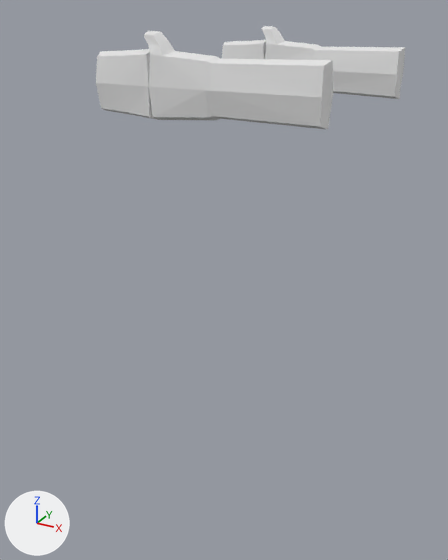
Renders of the Blender file HereWeSettleDown/Assets/Models/WIP/Handy mans.blend from each side of a commit.
Camera for both pictures: a 50 mm camera at (8.73, -10.41, 14.18) aimed at (-0.26, 5.94, 6.01). Lighting does not change. The marker at lower left points along +X, +Y and +Z.
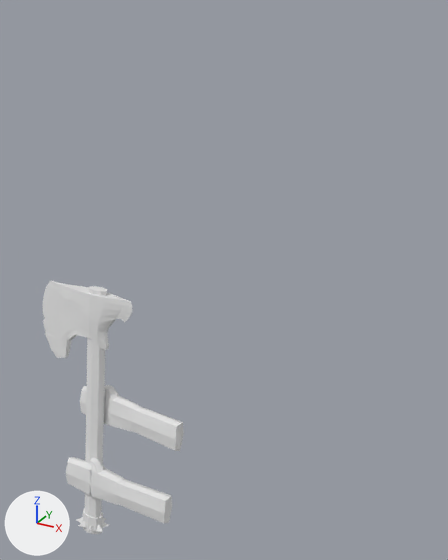
Scene script edits in JSON lines:
```json
{"op": "add", "block": "me_cylinder_003", "code": ["me_cylinder_003 = bpy.data.meshes.new('Cylinder.003')", "me_cylinder_003.from_pydata(...)  # 266 vertices, 252 faces; spans x -1.7..1.7, y -4.6..4.1, z -19.3..8.2"]}
{"op": "set", "path": "ob_cube.location", "old": "(-1.05, 12.78, 12.06)", "new": "(-0.47, 0.57, 4.07)"}
{"op": "set", "path": "ob_cube.rotation_euler", "old": "(1.571, 0.000145, 1.55)", "new": "(1.567, 0.171, 1.55)", "note": "degrees (90, 0, 89) -> degrees (90, 10, 89)"}
{"op": "set", "path": "ob_cube.scale", "old": "(-0.417, -1.0, -1.0)", "new": "(-0.192, -0.46, -0.46)"}
{"op": "set", "path": "ob_cube_001.location", "old": "(-3.06, 12.83, 12.06)", "new": "(-1.39, 0.58, 4.06)"}
{"op": "set", "path": "ob_cube_001.rotation_euler", "old": "(1.571, -0.000145, -1.596)", "new": "(1.575, -0.171, -1.597)", "note": "degrees (90, 0, -91) -> degrees (90, -10, -92)"}
{"op": "set", "path": "ob_cube_001.scale", "old": "(-0.417, -1.0, -1.0)", "new": "(-0.192, -0.46, -0.46)"}
{"op": "set", "path": "ob_cube_002.location", "old": "(-1.1, 5.23, 12.11)", "new": "(-0.49, -0.23, 2.17)"}
{"op": "set", "path": "ob_cube_002.rotation_euler", "old": "(-1.571, 0.0, 1.571)", "new": "(-1.571, 0.157, 1.571)", "note": "degrees (-90, 0, 90) -> degrees (-90, 9, 90)"}
{"op": "set", "path": "ob_cube_002.scale", "old": "(0.417, 1.0, 1.0)", "new": "(0.192, 0.46, 0.46)"}
{"op": "set", "path": "ob_cube_003.location", "old": "(-3.11, 5.23, 12.11)", "new": "(-1.42, -0.23, 2.17)"}
{"op": "set", "path": "ob_cube_003.rotation_euler", "old": "(-1.571, 0.0, -1.566)", "new": "(-1.572, -0.157, -1.566)", "note": "degrees (-90, 0, -90) -> degrees (-90, -9, -90)"}
{"op": "set", "path": "ob_cube_003.scale", "old": "(0.417, 1.0, 1.0)", "new": "(0.192, 0.46, 0.46)"}
{"op": "add", "block": "ob_cylinder_001", "code": ["ob_cylinder_001 = bpy.data.objects.new('Cylinder.001', me_cylinder_003)", "ob_cylinder_001.location = (-1.48, 0.48, 5.4)", "ob_cylinder_001.rotation_euler = (0.0, -0.156, -1.571)  # degrees (0, -8.9, -90)", "ob_cylinder_001.scale = (0.216, 0.345, 0.265)"]}
```

Where the change shows, as pixel boxes [x1, y1, x2, y2] in the pictures (448 x 560 px):
```json
{"object": "Cube.002", "change": "moved, turned, rescaled", "before": [144, 31, 333, 130], "after": [90, 458, 172, 523]}
{"object": "Cylinder.001", "change": "added", "after": [43, 281, 132, 534]}
{"object": "Cube", "change": "moved, turned, rescaled", "before": [261, 26, 405, 99], "after": [104, 385, 184, 451]}
{"object": "Cube.003", "change": "moved, turned, rescaled", "before": [96, 49, 157, 120], "after": [66, 457, 92, 495]}
{"object": "Cube.001", "change": "moved, turned, rescaled", "before": [221, 40, 267, 59], "after": [80, 386, 106, 424]}
```
